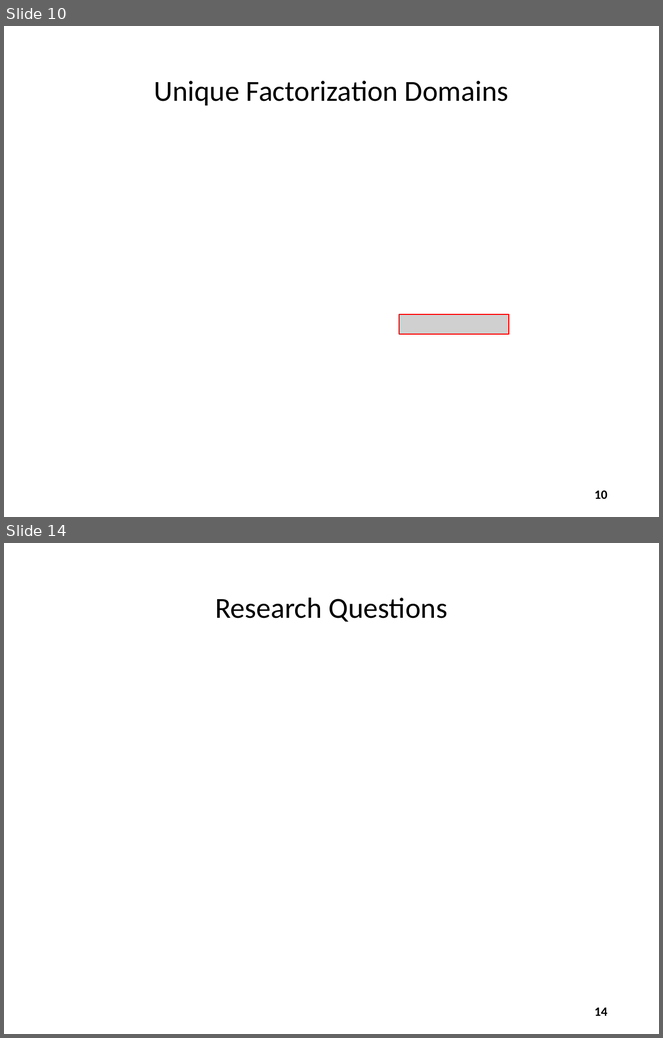
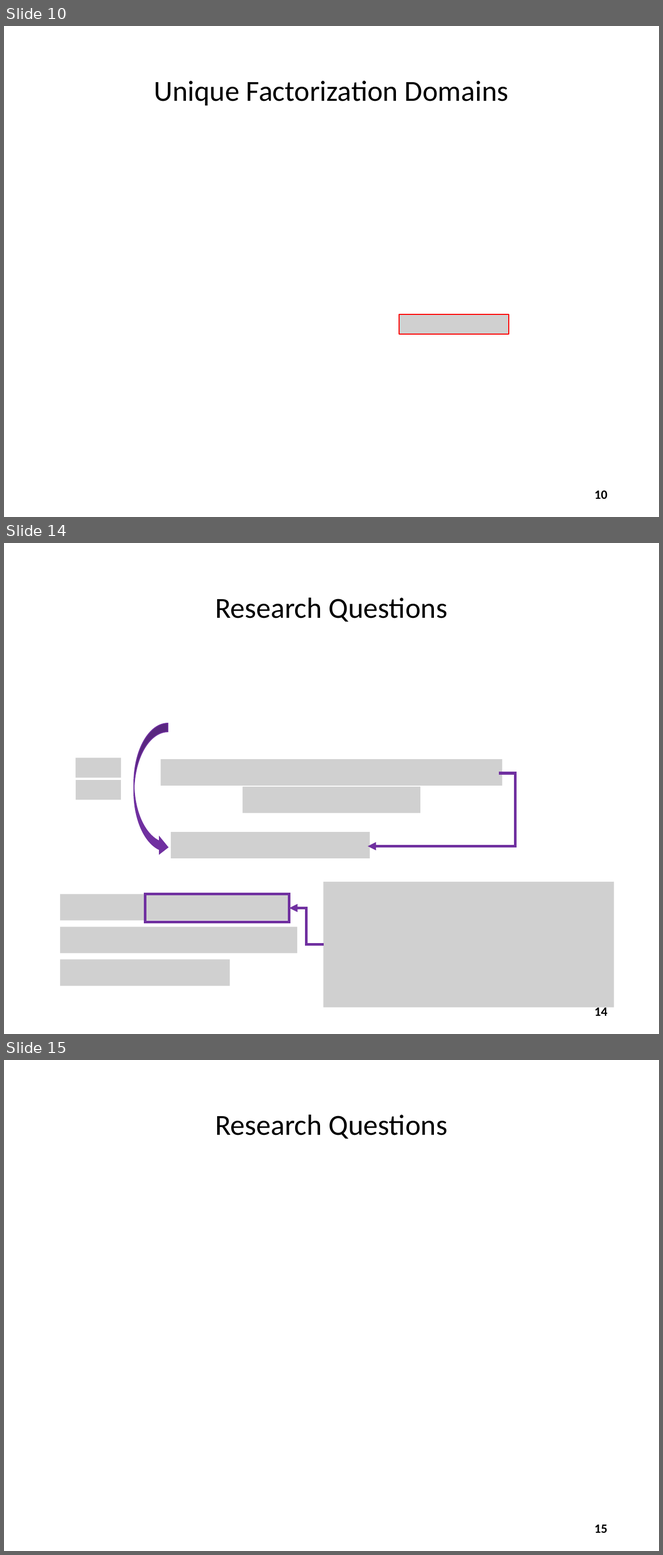
Before and after one commit to dbiersach/scicomp301-cpp-linux, a slide deck: session11/Session 11 - Complex Algebra.pptx. Shown one above the other, each under a label of ours: slides 10 and 14 before the commit, slides 10, 14 and 15 after it; the slides between them are not shown. The pictures are 663x1038 and 663x1555 pixels, drawn with LibreOffice and Linux fonts; fonts in the diff are those of the drawing; grey boxes stand for pictures. Boxes give left, top, right and bottom in pixels: in the first picture for what was removed or moved away, otherwise in the second. Text is boxed around its words. In the diff, an @@ line names an element or a change of style, - is before the commit and + after.

```diff
--- a/session11/Session 11 - Complex Algebra.pptx
+++ b/session11/Session 11 - Complex Algebra.pptx
@@ slide 14 added at [4,543,659,1034], background #FFFFFF @@
@@ title added at [215,598,448,622], 32 pt, text #000000 @@
+Research Questions
@@ curved right arrow added at [133,723,168,856], fill #7030A0, outline #7030A0 1 pt @@
@@ picture added at [75,758,120,778] @@
@@ picture added at [161,759,502,785] @@
@@ elbow arrow added from (499, 774) to (367, 846), #7030A0 3 pt @@
@@ picture added at [75,780,120,800] @@
@@ picture added at [243,787,421,813] @@
@@ picture added at [171,832,370,858] @@
@@ picture added at [324,882,614,1007] @@
@@ picture added at [60,894,289,921] @@
@@ rectangle added at [145,894,289,923], outline #7030A0 3 pt @@
@@ elbow arrow added from (324, 944) to (289, 909), #7030A0 3 pt @@
@@ picture added at [60,927,297,953] @@
@@ picture added at [60,960,230,986] @@
@@ page number added at [595,1006,608,1016], 14 pt, text #000000, bold @@
+14
@@ what was slide 14 is now slide 15 @@
@@ page number at [595,1525,608,1533]: text changed @@
-14
+15
```
Also in this commit, not shown: 12 slides changed, 3 other slides added, 1 slide removed, 1 other file.
